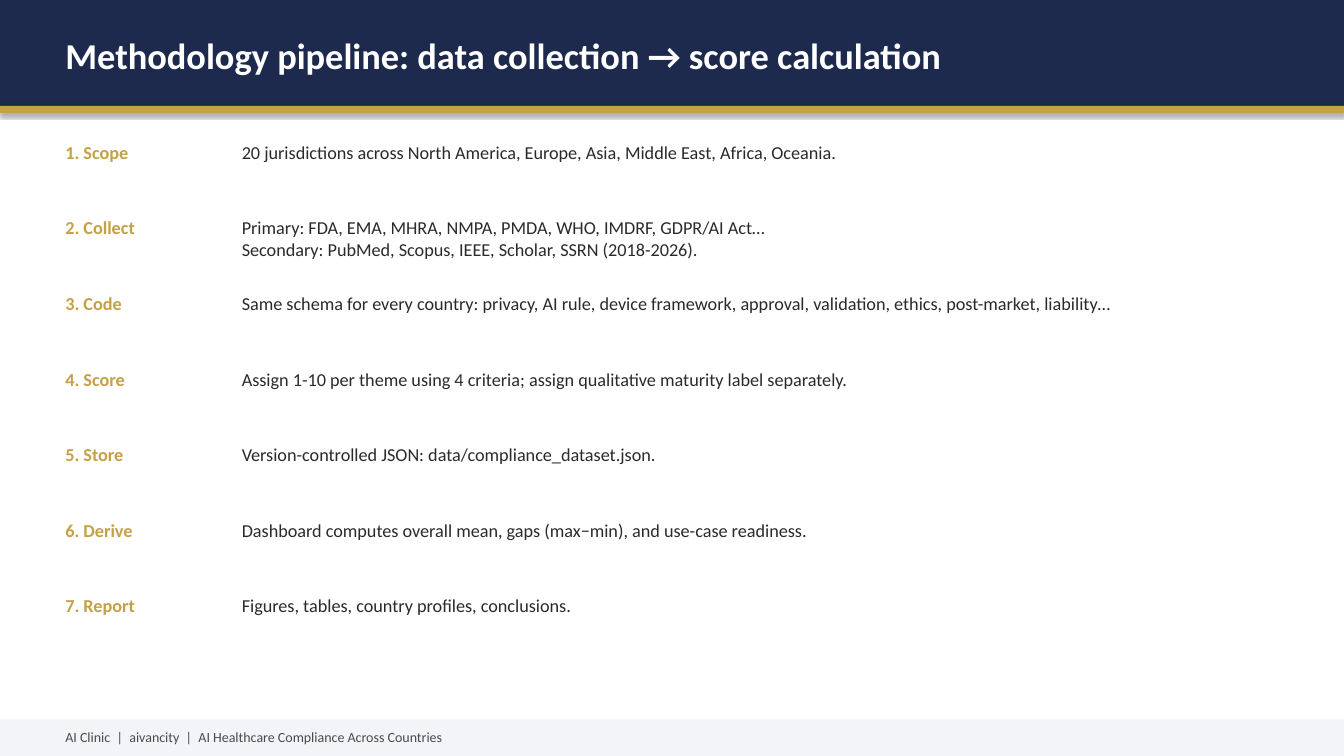
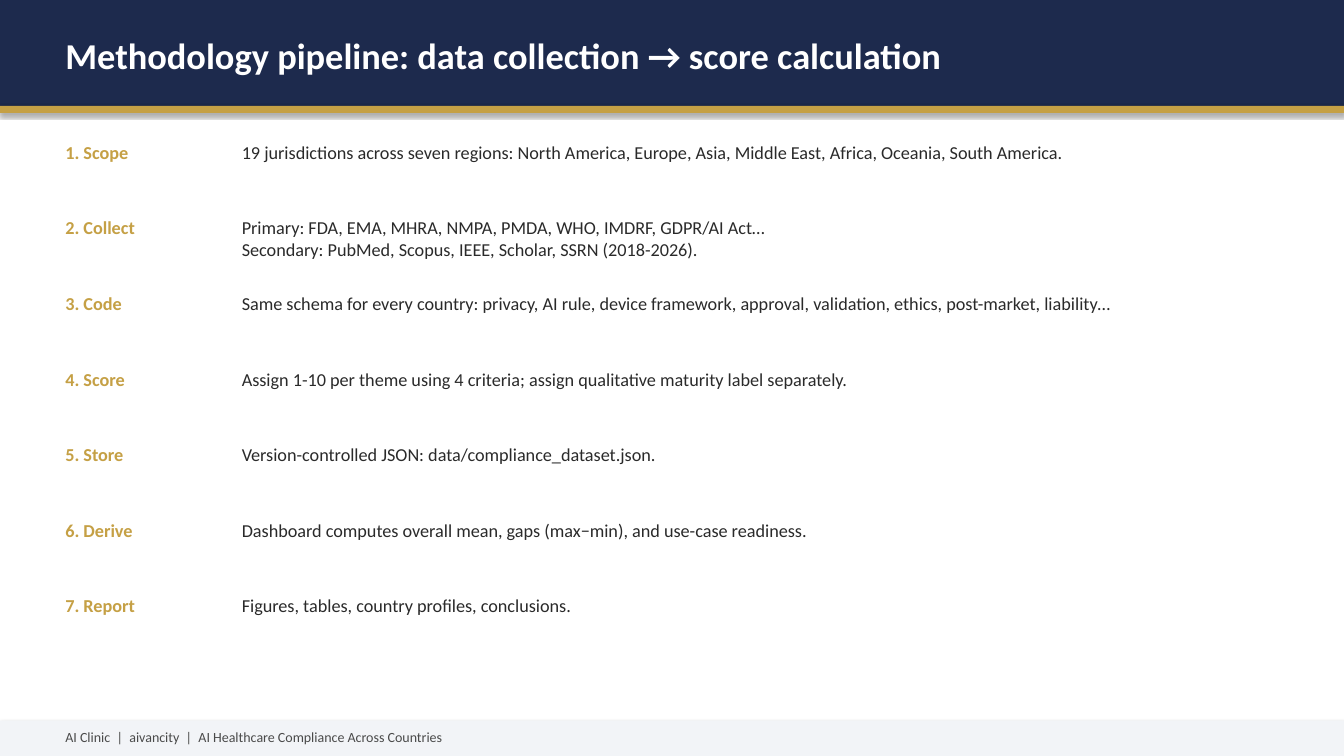
Before and after one commit to remi7025/AI-Clinic, a slide deck: slide 6 of AI_Clinic_Presentation.pptx. Drawn at 1344x756 pixels with LibreOffice and Linux fonts; fonts in the diff are those of the drawing. Boxes give left, top, right and bottom in pixels: in the first picture for what was removed or moved away, otherwise in the second. Text is boxed around its words. In the diff, an @@ line names an element or a change of style, - is before the commit and + after.

```diff
--- a/AI_Clinic_Presentation.pptx
+++ b/AI_Clinic_Presentation.pptx
@@ text at (242, 146, 1062, 162): text changed @@
-20 jurisdictions across North America, Europe, Asia, Middle East, Africa, Oceania.
+19 jurisdictions across seven regions: North America, Europe, Asia, Middle East, Africa, Oceania, South America.
```
Also in this commit, not shown: 5 other slides changed, 32 other files.
